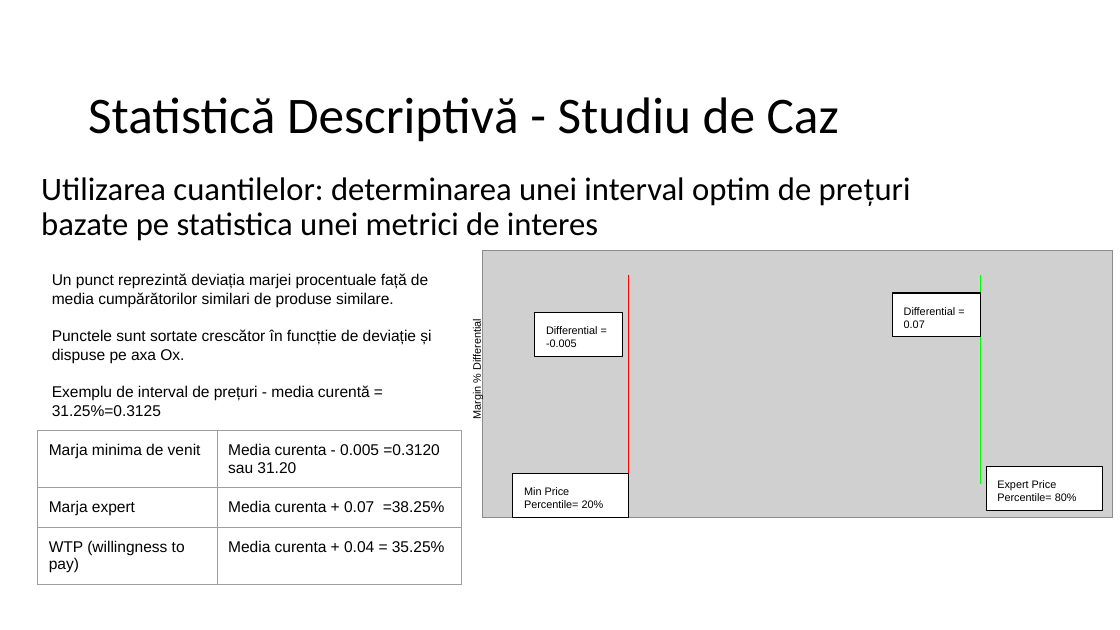
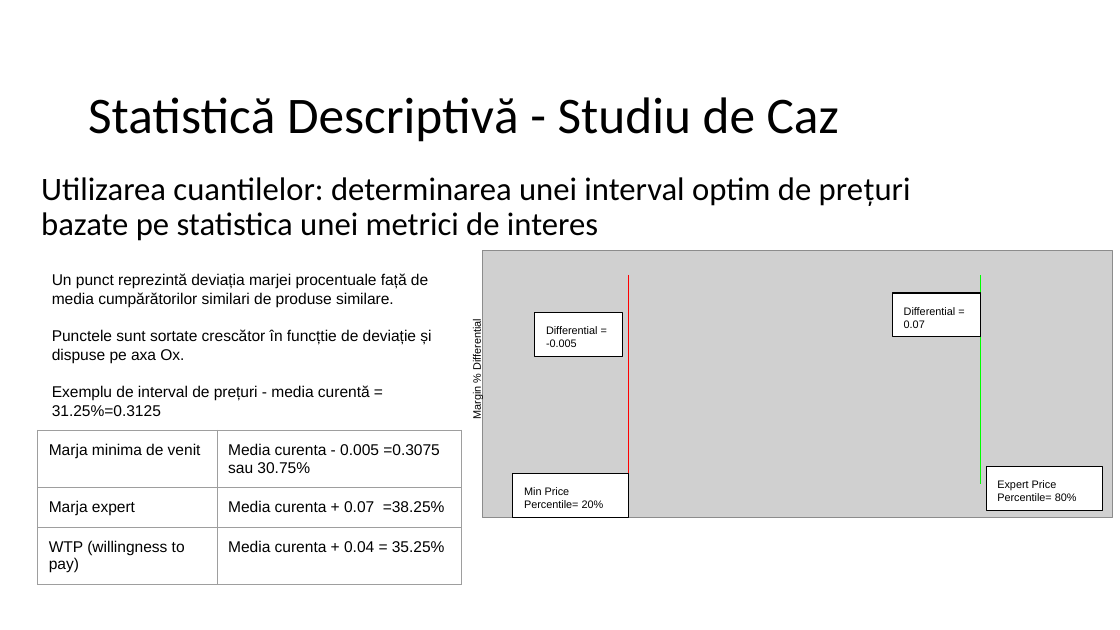
Before and after one commit to sbildea/SEED, a slide deck: slide 5 of cursuri/02-explorare-vizualizare/curs-02-vizualizarea-datelor.pptx. Drawn at 1120x630 pixels with LibreOffice and Linux fonts; fonts in the diff are those of the drawing; grey boxes stand for pictures; background and template pictures are left out. Boxes give left, top, right and bottom in pixels: in the first picture for what was removed or moved away, otherwise in the second. Text is boxed around its words. In the diff, an @@ line names an element or a change of style, - is before the commit and + after.

```diff
--- a/cursuri/02-explorare-vizualizare/curs-02-vizualizarea-datelor.pptx
+++ b/cursuri/02-explorare-vizualizare/curs-02-vizualizarea-datelor.pptx
@@ table at [38, 430, 461, 590] @@
-row 1, column 2: Media curenta - 0.005 =0.3120 sau 31.20
+row 1, column 2: Media curenta - 0.005 =0.3075 sau 30.75%
```
Also in this commit, not shown: 1 other slide changed, 48 other files.
